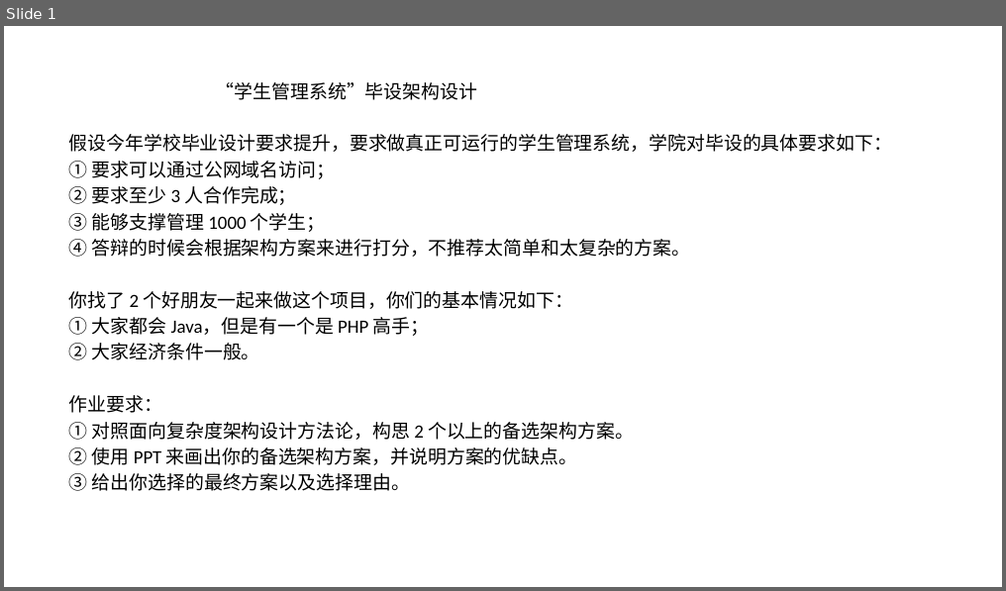
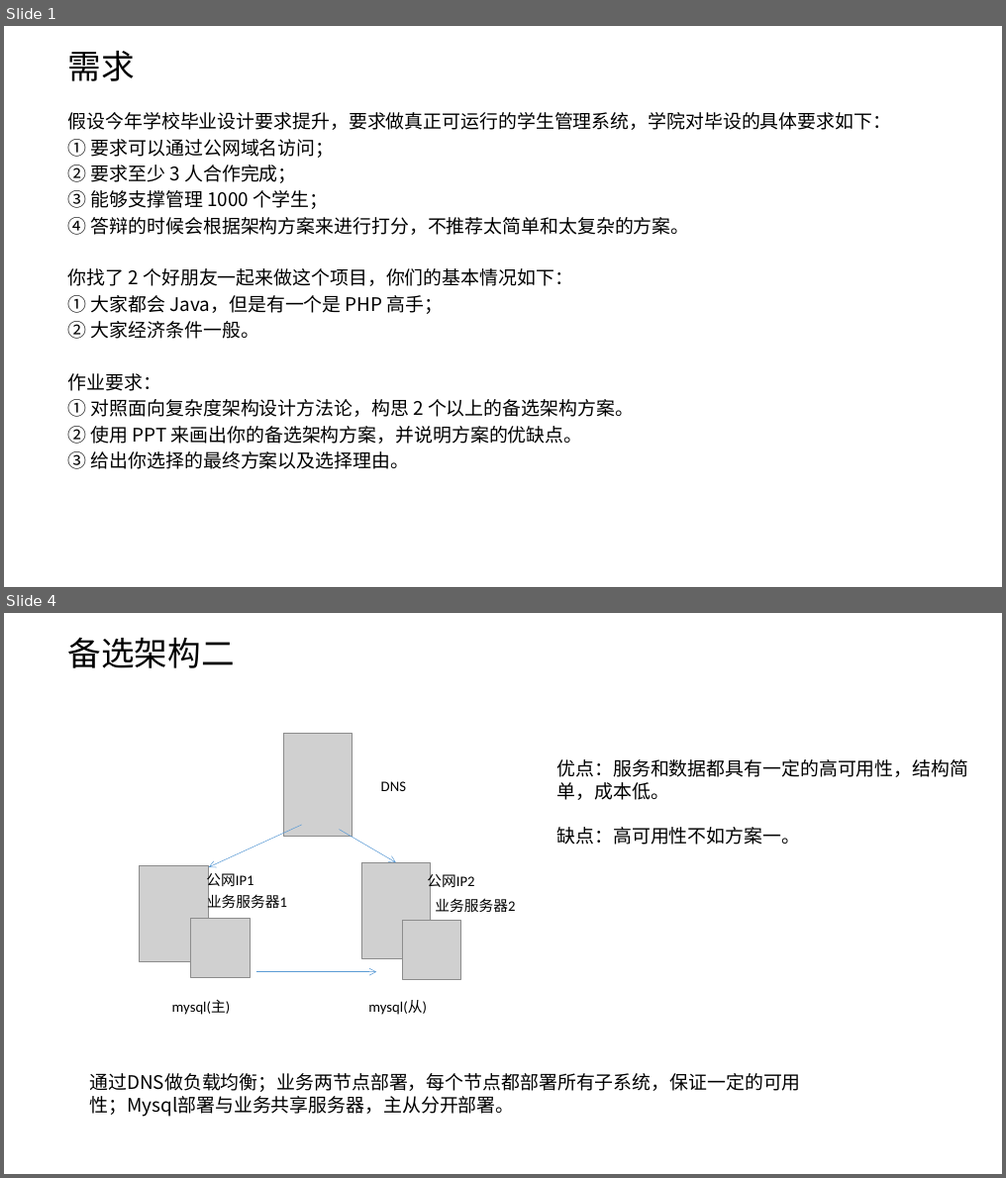
Before and after one commit to snowwolf-lw/learn-architecture, a slide deck: 模块一作业/学生管理系统.pptx. Shown one above the other, each under a label of ours: slide 1 before the commit, slides 1 and 4 after it; the slides between them are not shown. The pictures are 1006x591 and 1006x1178 pixels, drawn with LibreOffice and Linux fonts; fonts in the diff are those of the drawing; grey boxes stand for pictures. Boxes give left, top, right and bottom in pixels: in the first picture for what was removed or moved away, otherwise in the second. Text is boxed around its words. In the diff, an @@ line names an element or a change of style, - is before the commit and + after.

```diff
--- a/模块一作业/学生管理系统.pptx
+++ b/模块一作业/学生管理系统.pptx
@@ slide 4 added at [4,613,1002,1174], background #FFFFFF @@
@@ text added at [68,637,235,668], 32 pt, text #000000 @@
+备选架构二
@@ picture added at [284,734,352,836] @@
@@ text added at [557,760,969,845], 18 pt, text #000000 @@
+优点：服务和数据都具有一定的高可用性，结构简单，成本低。
+缺点：高可用性不如方案一。
@@ text added at [381,781,406,791], 14 pt, text #000000 @@
+DNS
@@ arrow added from (302, 825) to (209, 867), #5B9BD5 0.5 pt @@
@@ arrow added from (340, 830) to (396, 863), #5B9BD5 0.5 pt @@
@@ picture added at [140,866,208,961] @@
@@ text added at [206,870,253,889], 14 pt, text #000000 @@
+公网IP1
@@ picture added at [361,863,431,959] @@
@@ text added at [427,871,474,890], 14 pt, text #000000 @@
+公网IP2
@@ text added at [207,893,287,912], 14 pt, text #000000 @@
+业务服务器1
@@ text added at [435,898,515,913], 14 pt, text #000000 @@
+业务服务器2
@@ picture added at [190,919,250,977] @@
@@ picture added at [402,921,461,980] @@
@@ arrow added from (256, 972) to (377, 972), #5B9BD5 0.5 pt @@
@@ text added at [172,1000,231,1015], 14 pt, text #000000 @@
+mysql(主)
@@ text added at [368,1000,427,1015], 14 pt, text #000000 @@
+mysql(从)
@@ text added at [90,1073,801,1117], 18 pt, text #000000 @@
+通过DNS做负载均衡；业务两节点部署，每个节点都部署所有子系统，保证一定的可用性；Mysql部署与业务共享服务器，主从分开部署。
@@ slide 1 changed as well @@
@@ text added at [68,51,135,81], 32 pt, text #000000 @@
+需求
@@ subtitle at [216,82,478,100]: paragraph removed @@
-“学生管理系统”毕设架构设计
@@ subtitle "假设今年学校毕业设计要求提升，要求做真正可运行的学生管理系统，学院对毕设的具体要求如下：": place and size @@
-subtitle "假设今年学校毕业设计要求提升，要求做真正可运行的学生管理系统，学院对毕设的具体要求如下：" at [69,82,893,491]
+subtitle "假设今年学校毕业设计要求提升，要求做真正可运行的学生管理系统，学院对毕设的具体要求如下：" at [68,112,892,470]
@@ subtitle "假设今年学校毕业设计要求提升，要求做真正可运行的学生管理系统，学院对毕设的具体要求如下：" at [68,112,892,470]: font Calibri to Noto Sans CJK SC @@
```
Also in this commit, not shown: 3 other slides added, 1 slide removed.
